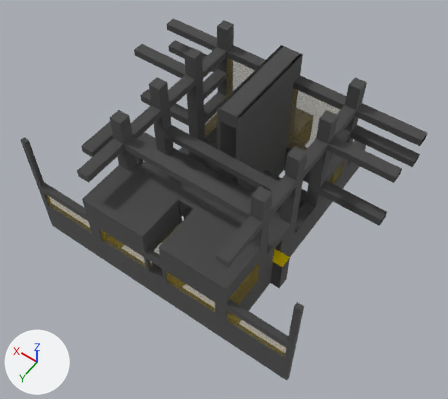
Renders of the FBX model Assets/-Ian/Model/GearChamber/GreatStructure.fbx from each side of a commit.
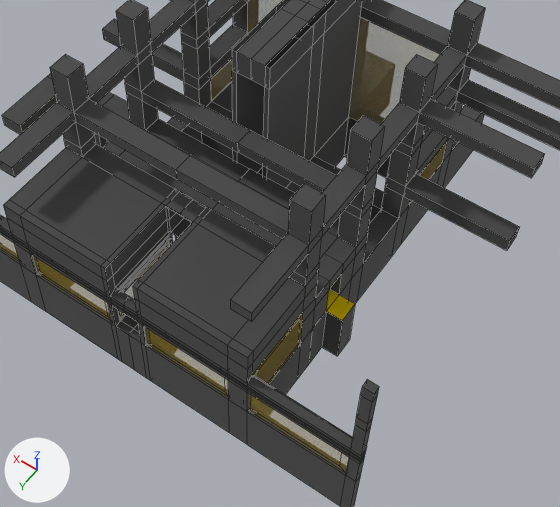
Each version appears first whole from a 50 mm lens placed at (-150.0, 255.0, 332.0), pointed at (-4.0, 52.0, 12.0), and next in a close-up on the part from 18% to 92% of the width and 19% to 95% of the height. Every picture has the same lights, and +X, +Y and +Z are marked at lower left. The last two pictures show the newer version. The close-ups show mesh edges as thin lines. Where no turn or scale is listed for an object, it has been applied to the vertices. Vertices at exactly the same position are counted once.

Objects in the first close-up: 'GearChamberStructure', 'GearChamberStructure.001'.
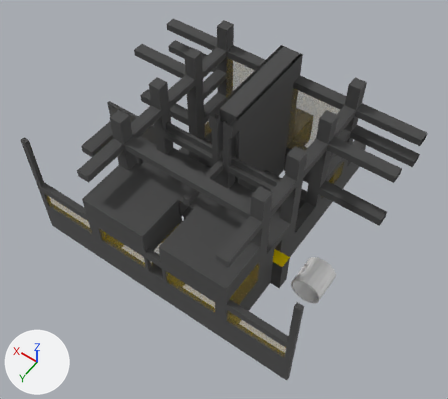
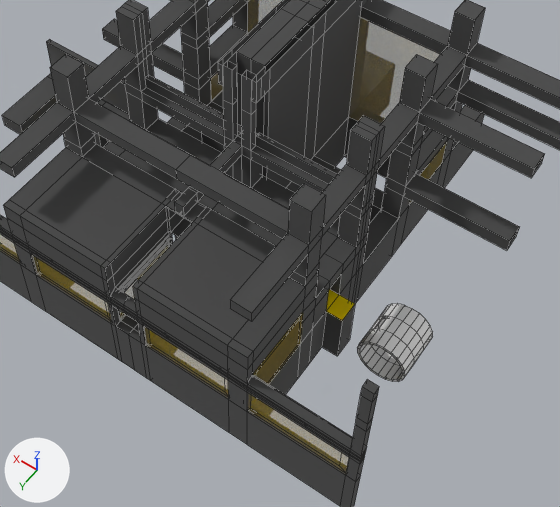
What differs and where, as boxes [x1, y1, x2, y2] in the close-ups (560 x 507 px):
'Cylinder.001', added: after [357, 303, 433, 382]
part 1 of me_cube_001, built on: before [74, 79, 336, 296]; after [46, 0, 385, 304]

Edits to the bpy script that builds the scene:
```text
Change me_cube_001:
    used by ob_gearchamberstructure; location = (0.0, 0.0, 0.0)
    remove me_cube_001.from_pydata(...)  # 1215 vertices, 1219 faces; spans x -97.0..97.0, y -59.0..118.0, z -24.0..80.0
    add me_cube_001.from_pydata(...)  # 1349 vertices, 1375 faces; spans x -97.0..97.0, y -59.0..118.0, z -24.0..80.0
    me_cube_001 part 1: 46 vertices removed from x -8.0..8.0, y 42.0..115.0, z 16.0..63.0; 184 vertices added at x -53.0..97.0, y 40.0..85.0, z -24.0..80.0
    other edits to the shape of me_cube_001 do not show in these pictures
Add me_cylinder_002:
    me_cylinder_002.from_pydata(...)  # 160 vertices, 162 faces; spans x -10.0..10.0, y -10.0..10.0, z -10.0..10.0
Add ob_cylinder_001:
    ob_cylinder_001 = bpy.data.objects.new('Cylinder.001', me_cylinder_002)
    ob_cylinder_001.location = (-80.0, 63.3, 0.0)
```
